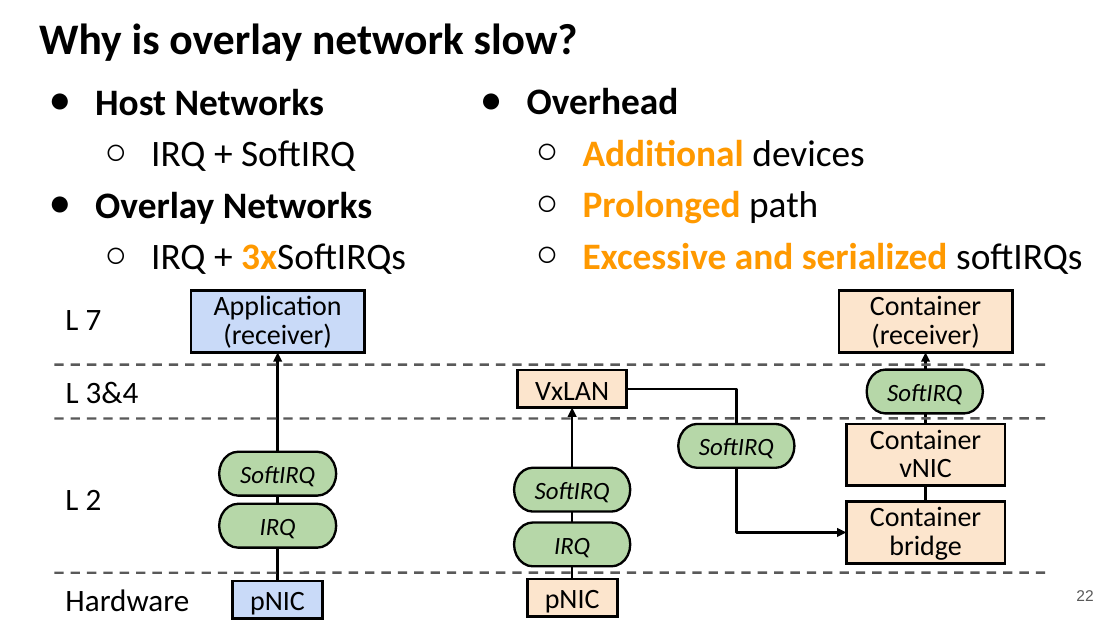
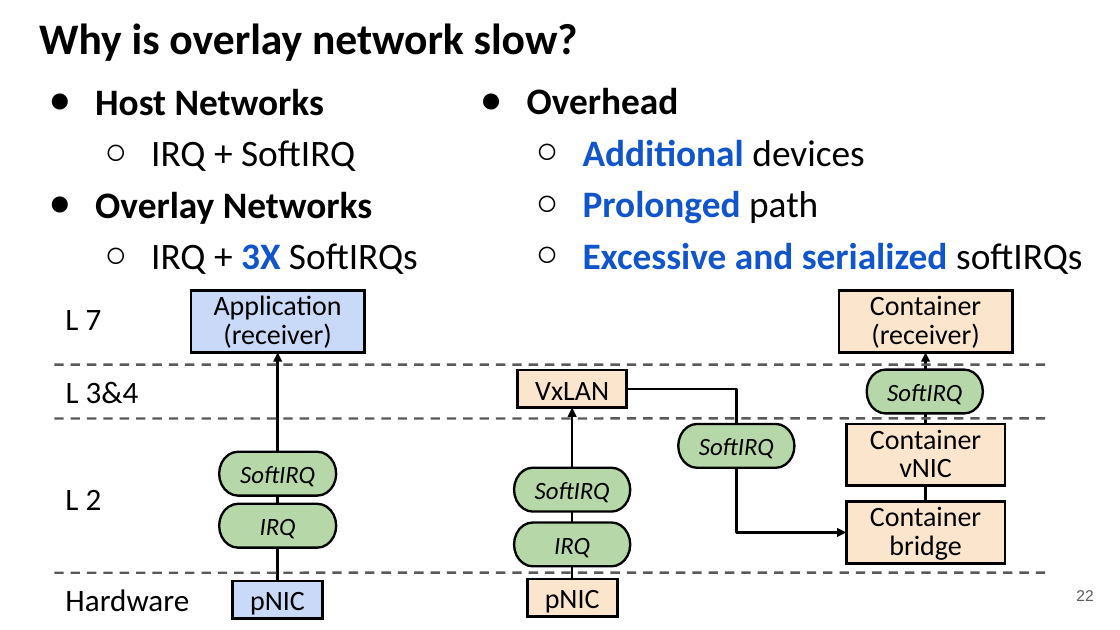
Before and after one commit to kevinsuo/kevinsuo.github.io, a slide deck: slide 22 of ksuo_homepage_files/eurosys21-slides.pptx. Drawn at 1120x630 pixels with LibreOffice and Linux fonts; fonts in the diff are those of the drawing. Boxes give left, top, right and bottom in pixels: in the first picture for what was removed or moved away, otherwise in the second. Text is boxed around its words. In the diff, an @@ line names an element or a change of style, - is before the commit and + after.

```diff
--- a/ksuo_homepage_files/eurosys21-slides.pptx
+++ b/ksuo_homepage_files/eurosys21-slides.pptx
@@ text at (x1=583, y1=139, x2=1082, y2=274): text colour #FF9900 to #1155CC in "Additional", "Prolonged", "Excessive and serialized" @@
@@ text at (x1=151, y1=243, x2=418, y2=274): text changed @@
-  ○ IRQ + 3xSoftIRQs
+  ○ IRQ + 3X SoftIRQs
```
Also in this commit, not shown: 25 other slides changed, 4 slides added, 17 slides removed, 1 other file.
